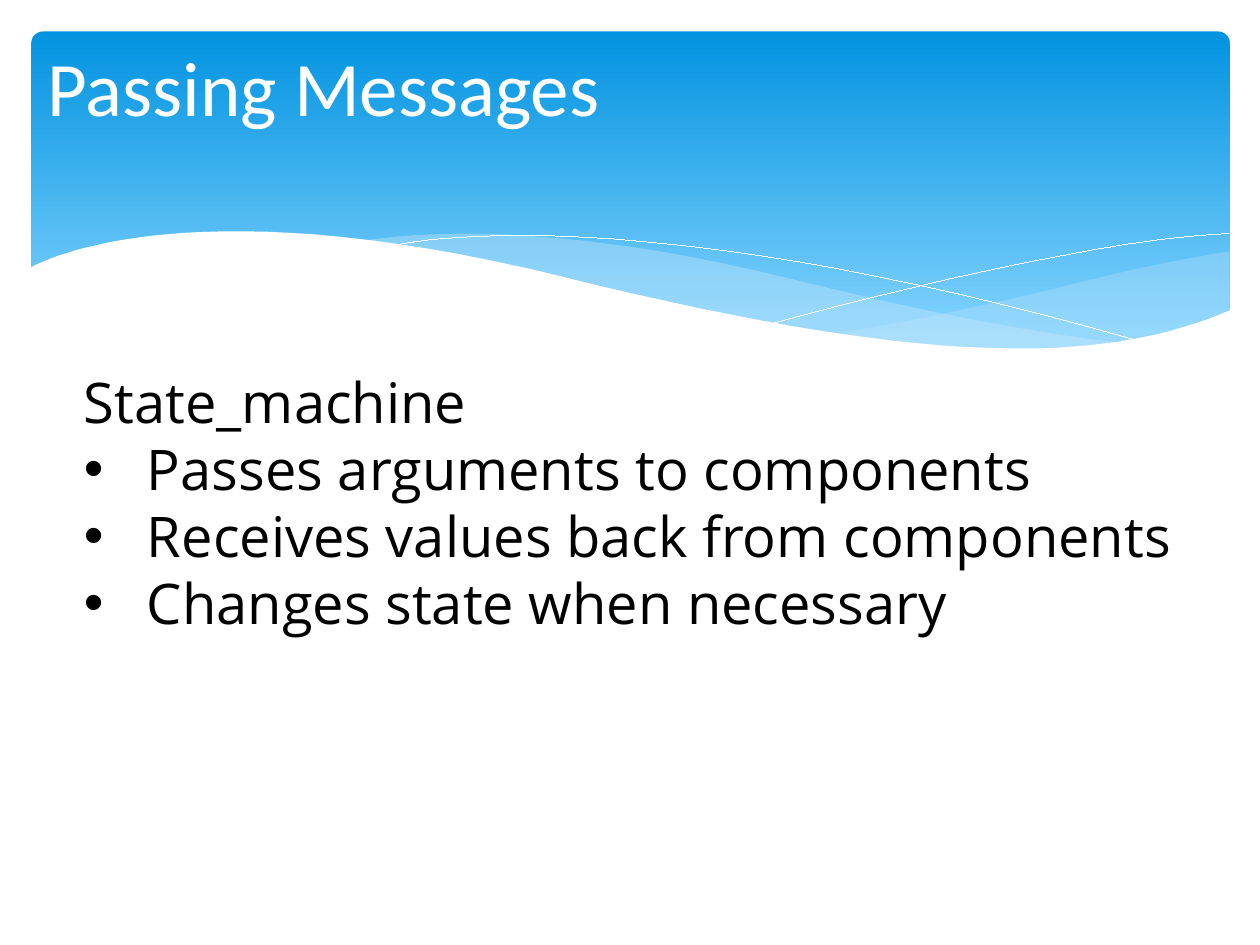
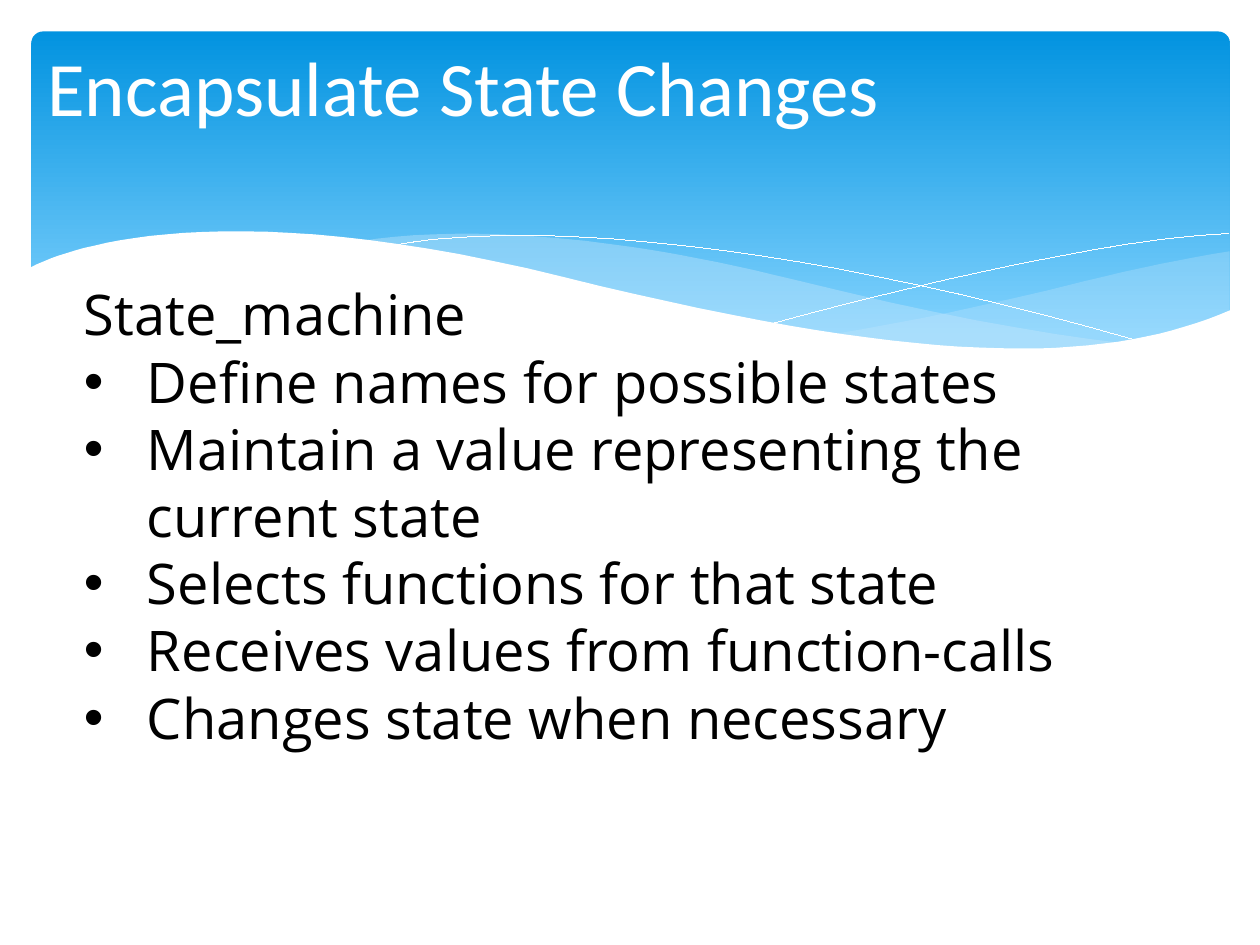
Before and after one commit to chris-turps/QA_Python3, a slide deck: slide 6 of DG_05 Responsibilities.pptx (slide 3 before the commit). Drawn at 1260x945 pixels with LibreOffice and Linux fonts; fonts in the diff are those of the drawing. Boxes give left, top, right and bottom in pixels: in the first picture for what was removed or moved away, otherwise in the second. Text is boxed around its words. In the diff, an @@ line names an element or a change of style, - is before the commit and + after.

```diff
--- a/DG_05 Responsibilities.pptx
+++ b/DG_05 Responsibilities.pptx
@@ title at <box>47,62,879,130</box>: text changed @@
-Passing Messages
+Encapsulate State Changes
@@ text "State_machine": place and size @@
-text "State_machine" at <box>84,380,1170,638</box>
+text "State_machine" at <box>84,292,1054,753</box>
@@ text at <box>147,360,1054,672</box>: text changed @@
-• Passes arguments to components
-• Receives values back from components
+• Define names for possible states
+• Maintain a value representing the current state
+• Selects functions for that state
+• Receives values from function-calls
```
Also in this commit, not shown: 3 slides added, 7 other files.
